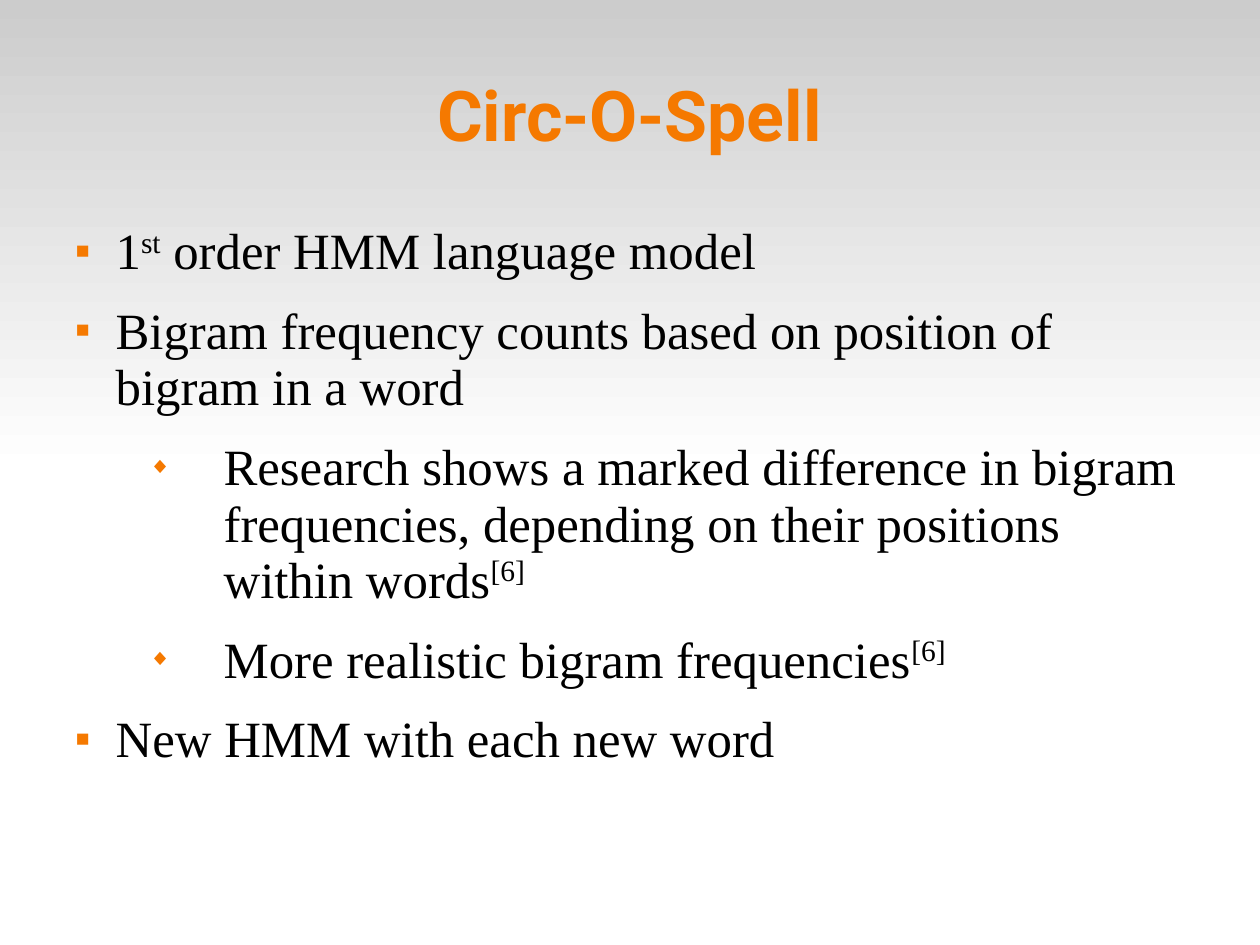
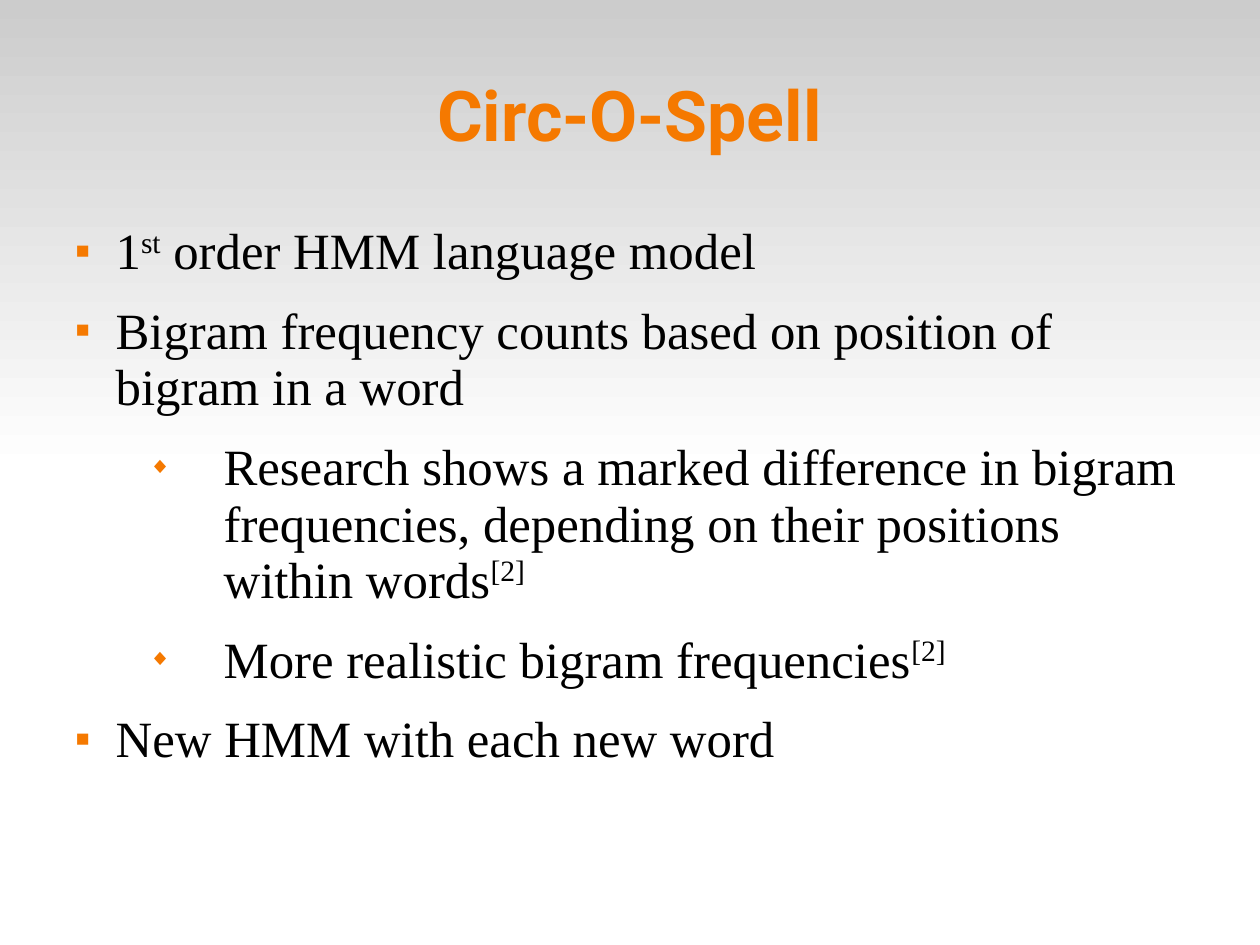
Before and after one commit to abdullah38rcc/BCI-Virtual-Keyboard, a slide deck: slide 4 of master's/docs/virtKey.ppt. Drawn at 1260x945 pixels with LibreOffice and Linux fonts; fonts in the diff are those of the drawing. Boxes give left, top, right and bottom in pixels: in the first picture for what was removed or moved away, otherwise in the second. Text is boxed around its words. In the diff, an @@ line names an element or a change of style, - is before the commit and + after.

```diff
--- a/master's/docs/virtKey.ppt
+++ b/master's/docs/virtKey.ppt
@@ text at box(224, 449, 1176, 688): text changed @@
-  ◆ Research shows a marked difference in bigram frequencies, depending on their positions within words[6]
-  ◆ More realistic bigram frequencies[6]
+  ◆ Research shows a marked difference in bigram frequencies, depending on their positions within words[2]
+  ◆ More realistic bigram frequencies[2]
```
Also in this commit, not shown: 8 other slides changed, 1 slide added, 1 slide removed.
